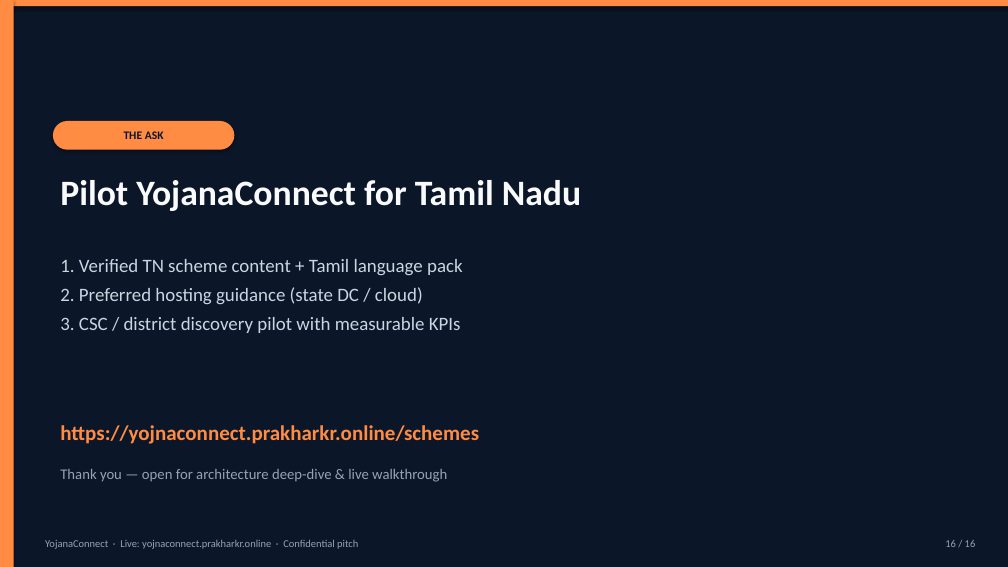
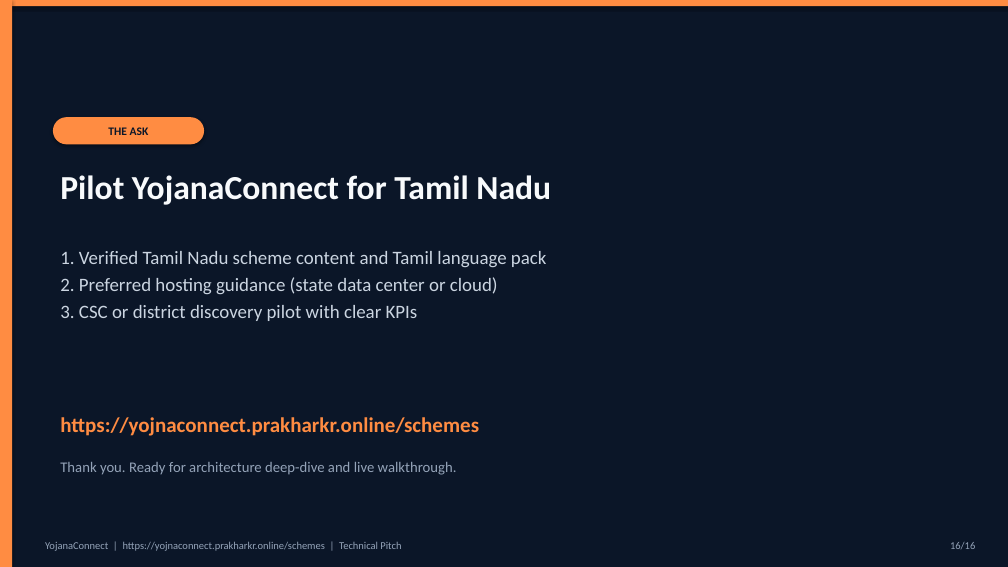
Before and after one commit to pawani-2502/YOJNA-CONNECT, a slide deck: slide 16 of pitch/YojnaConnect-TechPitch.pptx. Drawn at 1008x567 pixels with LibreOffice and Linux fonts; fonts in the diff are those of the drawing. Boxes give left, top, right and bottom in pixels: in the first picture for what was removed or moved away, otherwise in the second. Text is boxed around its words. In the diff, an @@ line names an element or a change of style, - is before the commit and + after.

```diff
--- a/pitch/YojnaConnect-TechPitch.pptx
+++ b/pitch/YojnaConnect-TechPitch.pptx
@@ rounded rectangle "THE ASK": place and size @@
-rounded rectangle "THE ASK" at (53, 121, 234, 150)
+rounded rectangle "THE ASK" at (53, 117, 204, 144)
@@ text "Pilot YojanaConnect for Tamil Nadu" at (60, 175, 551, 205): size 34 to 32 pt @@
@@ text at (60, 251, 547, 321): text changed @@
-1. Verified TN scheme content + Tamil language pack
-2. Preferred hosting guidance (state DC / cloud)
-3. CSC / district discovery pilot with measurable KPIs
+1. Verified Tamil Nadu scheme content and Tamil language pack
+2. Preferred hosting guidance (state data center or cloud)
+3. CSC or district discovery pilot with clear KPIs
@@ text "https://yojnaconnect.prakharkr.online/schemes": place and size @@
-text "https://yojnaconnect.prakharkr.online/schemes" at (60, 425, 479, 444)
+text "https://yojnaconnect.prakharkr.online/schemes" at (60, 417, 479, 436)
@@ text at (60, 462, 457, 475): text changed @@
-Thank you — open for architecture deep-dive & live walkthrough
+Thank you. Ready for architecture deep-dive and live walkthrough.
@@ text at (45, 542, 401, 551): text changed @@
-YojanaConnect · Live: yojnaconnect.prakharkr.online · Confidential pitch
+YojanaConnect | https://yojnaconnect.prakharkr.online/schemes | Technical Pitch
@@ text at (950, 542, 975, 549): spaces changed @@
-16 / 16
+16/16
```
Also in this commit, not shown: 14 other slides changed, 1 slide added, 1 slide removed, 1 other file.
